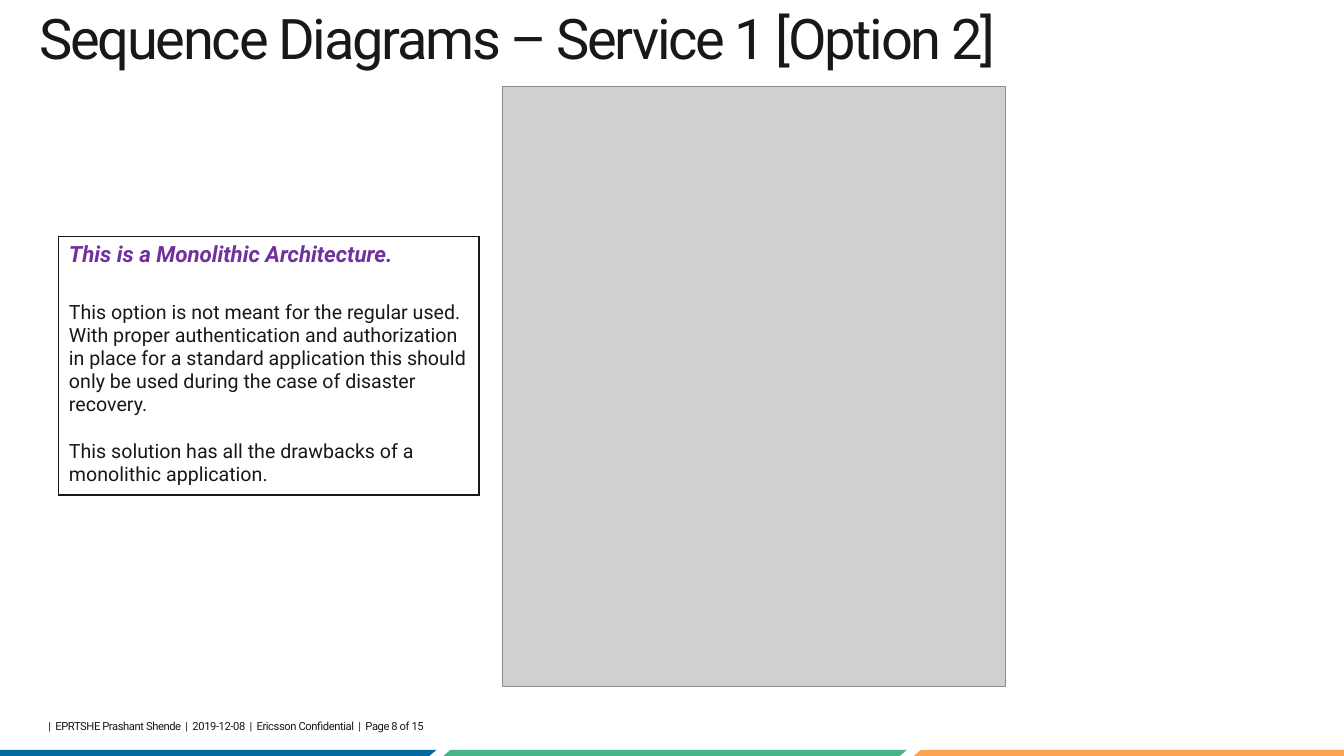
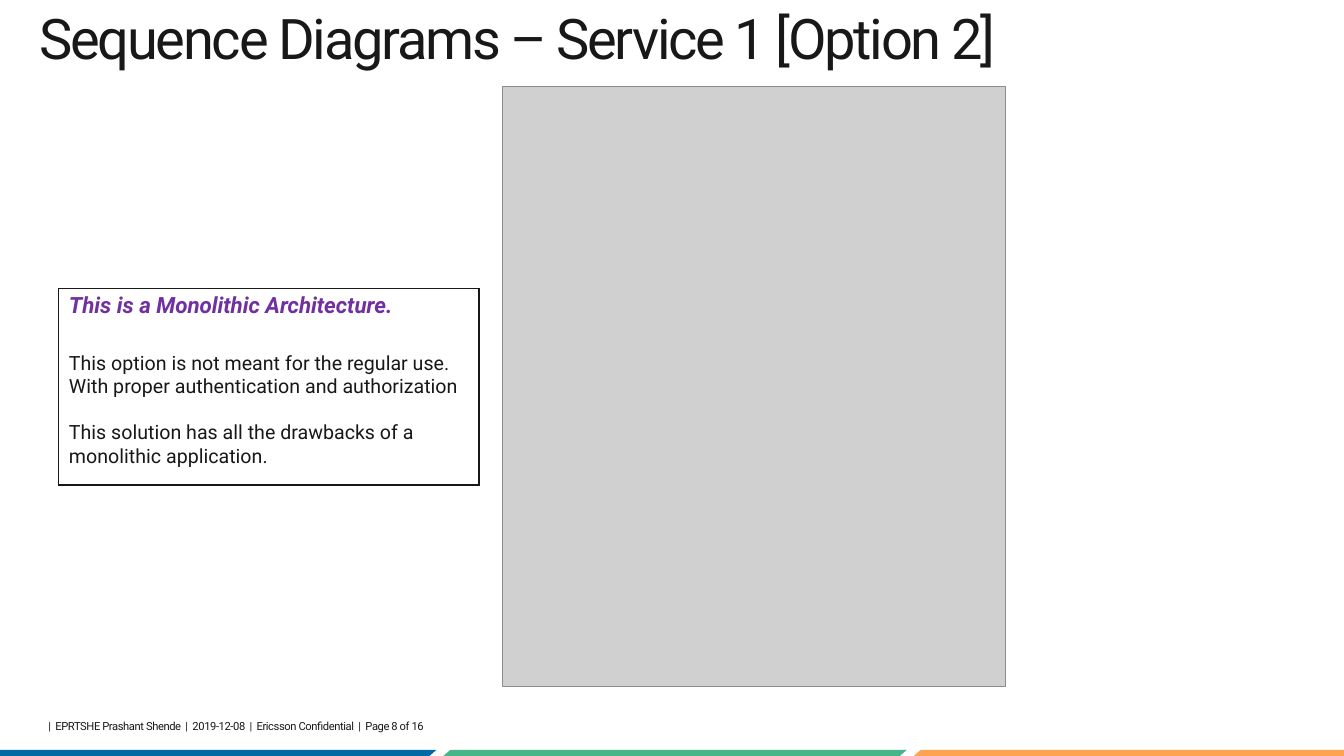
Before and after one commit to Subzzy/subhayuRepository, a slide deck: slide 8 of BC_1.pptx. Drawn at 1344x756 pixels with LibreOffice and Linux fonts; fonts in the diff are those of the drawing; grey boxes stand for pictures; background and template pictures are left out. Boxes give left, top, right and bottom in pixels: in the first picture for what was removed or moved away, otherwise in the second. Text is boxed around its words. In the diff, an @@ line names an element or a change of style, - is before the commit and + after.

```diff
--- a/BC_1.pptx
+++ b/BC_1.pptx
@@ table at (58, 288, 479, 485) @@
-row 1, column 1: This is a Monolithic Architecture. / This option is not meant for the regular used. / With proper authentication and authorization in place for a standard application this should only be used during the case of disaster recovery. / This solution has all the drawbacks of a monolithic application.
+row 1, column 1: This is a Monolithic Architecture. / This option is not meant for the regular use. / With proper authentication and authorization / This solution has all the drawbacks of a monolithic application.
@@ table: place and size @@
-table at (58, 237, 479, 495)
+table at (58, 288, 479, 485)
@@ text at (55, 721, 424, 733): text changed @@
-| EPRTSHE Prashant Shende | 2019-12-08 | Ericsson Confidential | Page 8 of 15
+| EPRTSHE Prashant Shende | 2019-12-08 | Ericsson Confidential | Page 8 of 16
```
Also in this commit, not shown: 1 other slide changed.
